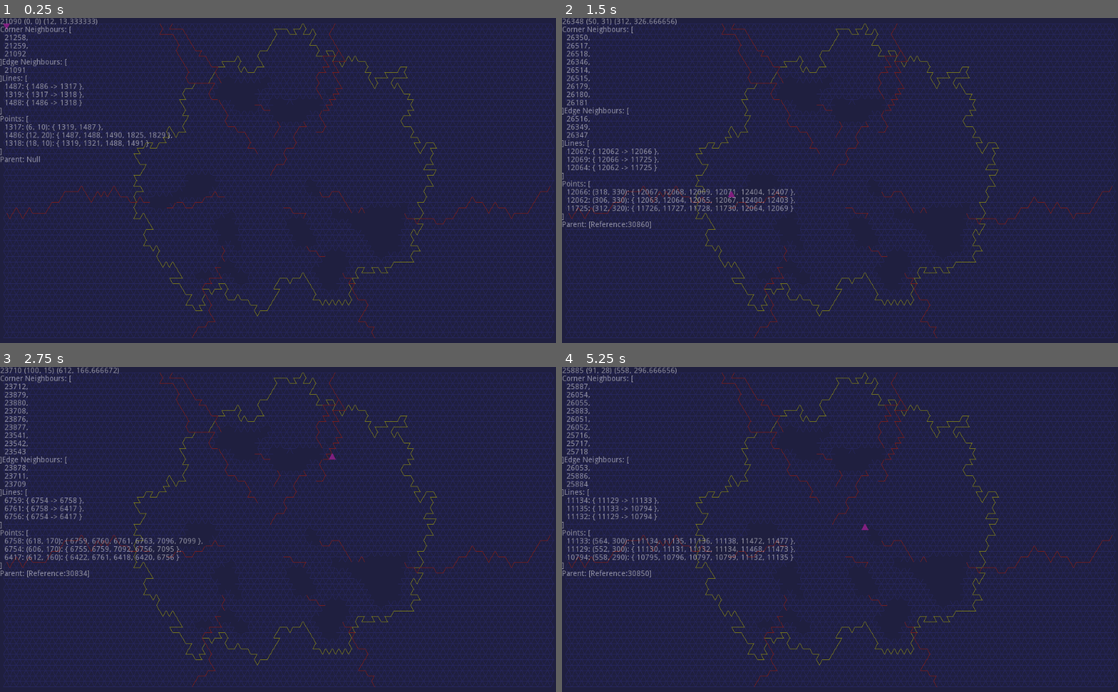
Above: before the commit, frames 1-4 (two rows, left to right).
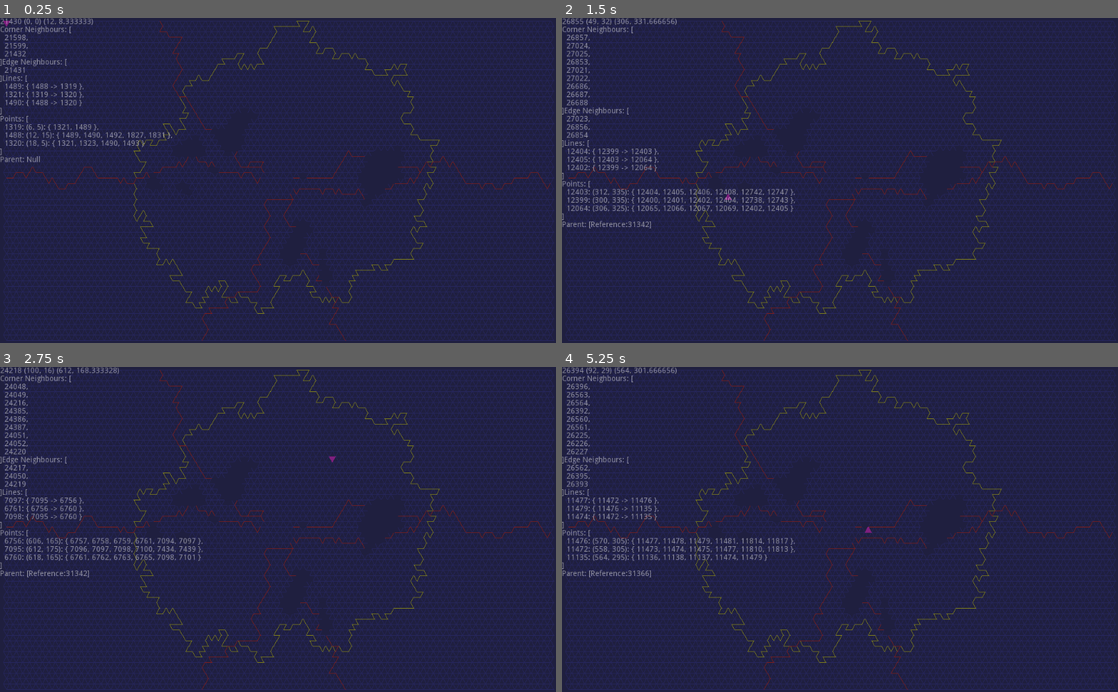
Above: after the commit, the same moments.

Repository: MichaelReel/2DMapGen_2023
Game: Godot game, scene res://PixelDrawn/TriBlobs.tscn
Two runs of this game, one before a commit and one after it. Both use one fixed random seed, a clock stepped at 60 frames per second and the inputs below. This scene is started directly instead of the project's main scene.
Inputs (mouse positions are in pixels of both pictures, inside the frame that each line leads up to):
- Up to frame 1 (0.25 s): no input
- Up to frame 2 (1.5 s): tap Enter at 0.5 s; move the mouse to (962, 164) at 0.52 s; tap Space at 1.25 s; move the mouse to (728, 196) at 1.27 s
- Up to frame 3 (2.75 s): tap Enter at 2 s; move the mouse to (333, 458) at 2.02 s
- Up to frame 4 (5.25 s): tap Space at 2.75, 4.25 s; move the mouse to (812, 594) at 2.77 s; tap Enter at 3.5 s; move the mouse to (1006, 578) at 3.52 s; move the mouse to (673, 480) at 4.27 s; move the mouse to (867, 529) at 5.02 s

The runs differ from the first frame. In frame 1, 16% of the frame differs, in the area x 0-100%, y 0-100%; in frame 2, 16%; in frame 3, 16%; in frame 4, 16%.

Commit message:
Minor changes, fixing river error on large cells

Diff:
--- a/PixelDrawn/TriBlobs.gd
+++ b/PixelDrawn/TriBlobs.gd
@@ -1,5 +1,7 @@
 extends TextureRect
 
+# Max CELL_EDGE <= min(rect_size.x * (2 / 3), rect_size.y * sqrt(16/27))
+# Max for (1024, 600) <= min(682.666666667, 461.880215352)
 const CELL_EDGE := 12.0
 const SEA_COLOR := Color8(32, 32, 64, 255)
 const BASE_COLOR := SEA_COLOR
@@ -448,7 +450,7 @@
 
 		# Lay out points and connect them to any existing points
 		var row_ind: int = 0
-		for y in range (0.0 + _tri_height, rect_size.y, _tri_height):
+		for y in range (_tri_height / 2.0, rect_size.y, _tri_height):
 			var points_row: Array = []
 			var ind_offset: int = (row_ind % 2) * 2 - 1
 			var offset: float = (row_ind % 2) * (_tri_side / 2.0)
@@ -506,7 +508,8 @@
 		a.add_connection(new_line)
 		b.add_connection(new_line)
 		_grid_lines.append(new_line)
-		if new_line.center_in_ring(_center, 0.0, CELL_EDGE * 10.0):
+		# Save a special ring of edges near the center for river heads
+		if new_line.center_in_ring(_center, 30.0, 30.0 + _tri_side):
 			_near_center_edges.append(new_line)
 		return new_line
 
@@ -877,7 +880,7 @@
 
 	func _setup_regions() -> void:
 		var start_triangles = _parent.get_some_triangles(len(_colors))
-		for i in range(len(_colors)):
+		for i in range(min(len(_colors), len(start_triangles))):
 			_regions.append(Region.new(_parent, start_triangles[i], _colors[i], _rng.randi()))
 
 	func update_data_tick(return_after: float) -> void:
@@ -1093,6 +1096,9 @@
 
 	func create_river(start_edge: BaseLine) -> Array:
 		"""Create a chain of edges from near center to outer bounds"""
+		if not start_edge:
+			return []
+
 		var center := _grid.get_center()
 		var river := [start_edge]
 		# get furthest end from center, then extend the river until it hits the boundary
